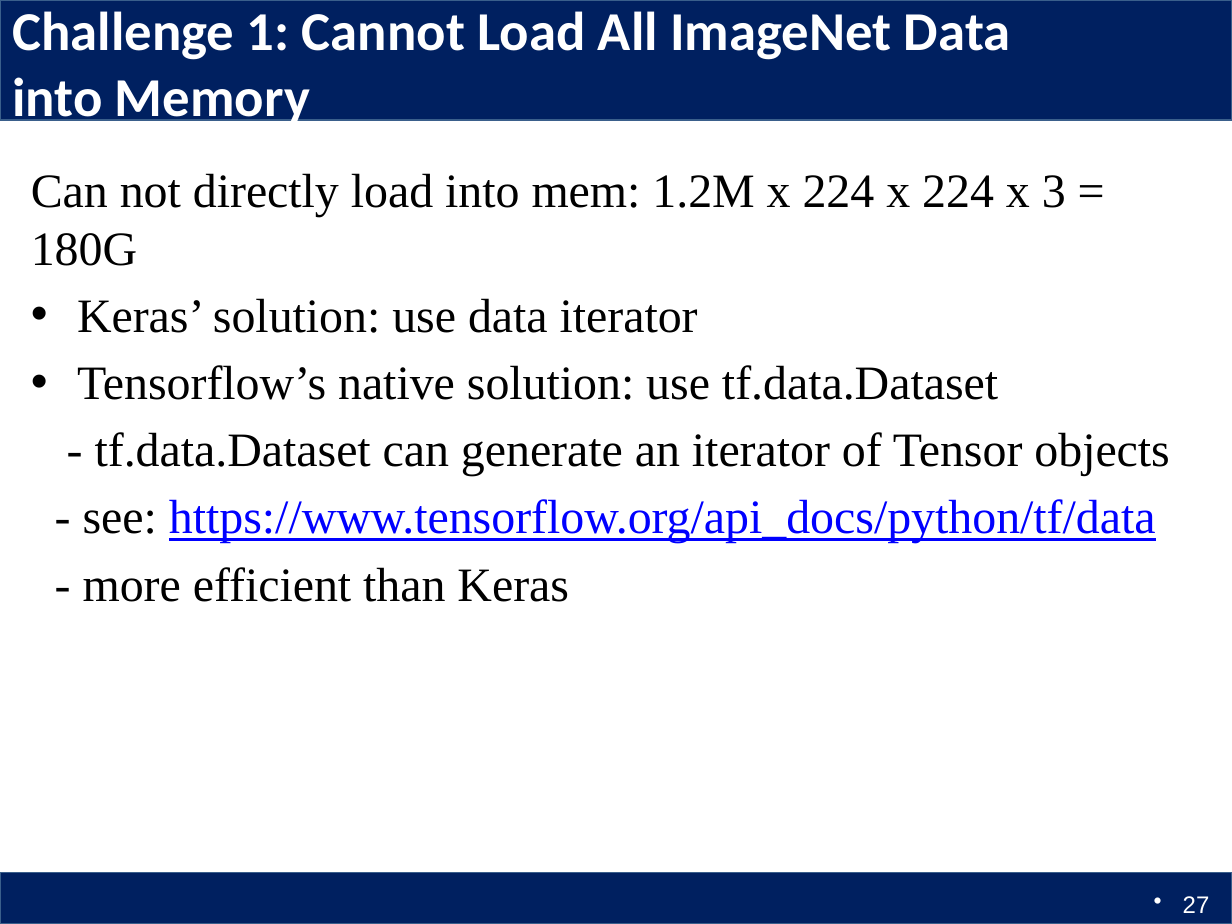
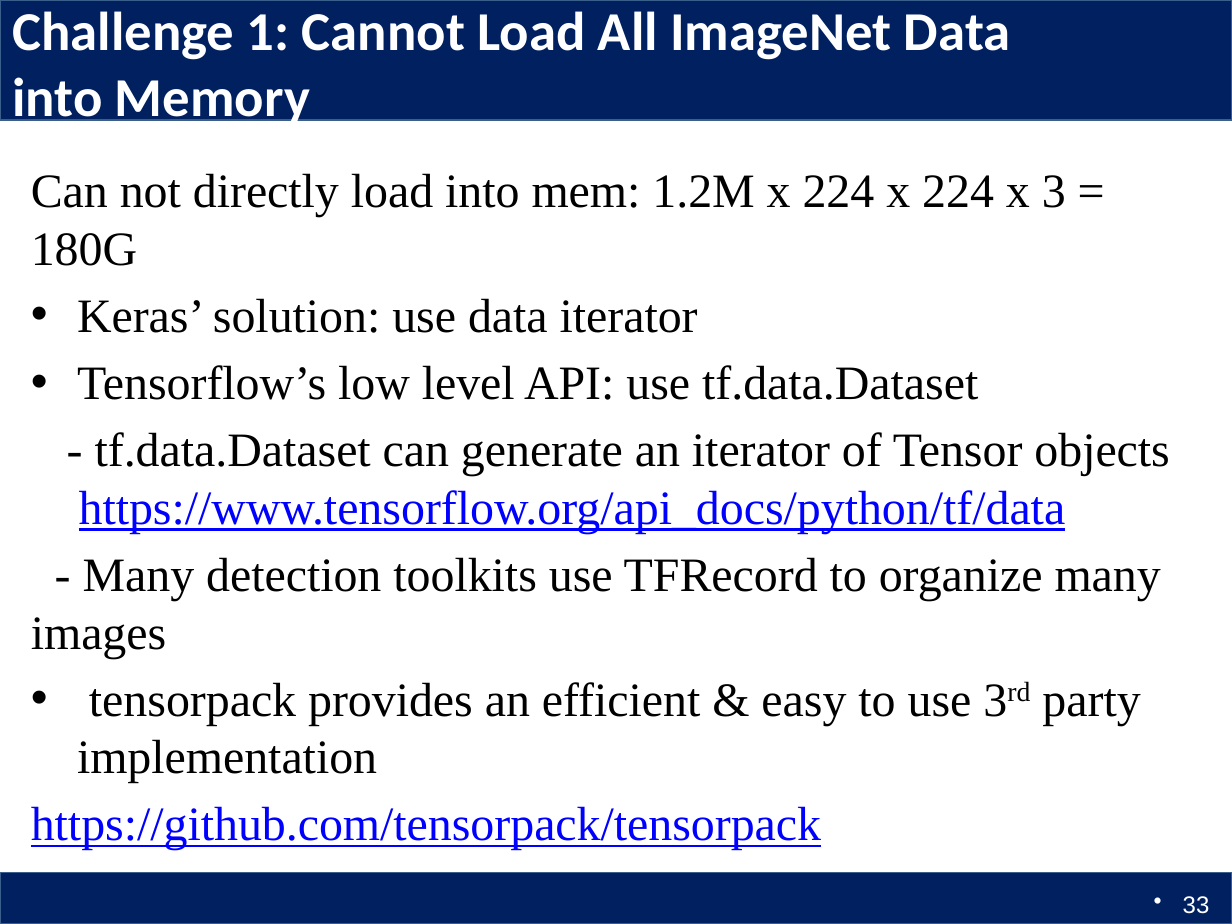
Before and after one commit to Columbia6894/Columbia6894.github.io, a slide deck: slide 33 of lecture/lecture5_llcao.pptx (slide 27 before the commit). Drawn at 1232x924 pixels with LibreOffice and Linux fonts; fonts in the diff are those of the drawing. Boxes give left, top, right and bottom in pixels: in the first picture for what was removed or moved away, otherwise in the second. Text is boxed around its words. In the diff, an @@ line names an element or a change of style, - is before the commit and + after.

```diff
--- a/lecture/lecture5_llcao.pptx
+++ b/lecture/lecture5_llcao.pptx
@@ text at <box>31,365,1169,850</box>: text changed @@
-• Tensorflow’s native solution: use tf.data.Dataset
-- tf.data.Dataset can generate an iterator of Tensor objects
-- see: https://www.tensorflow.org/api_docs/python/tf/data
-- more efficient than Keras
+• Tensorflow’s low level API: use tf.data.Dataset
+- tf.data.Dataset can generate an iterator of Tensor objects https://www.tensorflow.org/api_docs/python/tf/data
+- Many detection toolkits use TFRecord to organize many images
+• tensorpack provides an efficient & easy to use 3rd party implementation
+https://github.com/tensorpack/tensorpack
@@ page number at <box>1183,896,1210,914</box>: text changed @@
-27
+33
```
Also in this commit, not shown: 1 other slide changed, 7 slides added, 2 other files.
